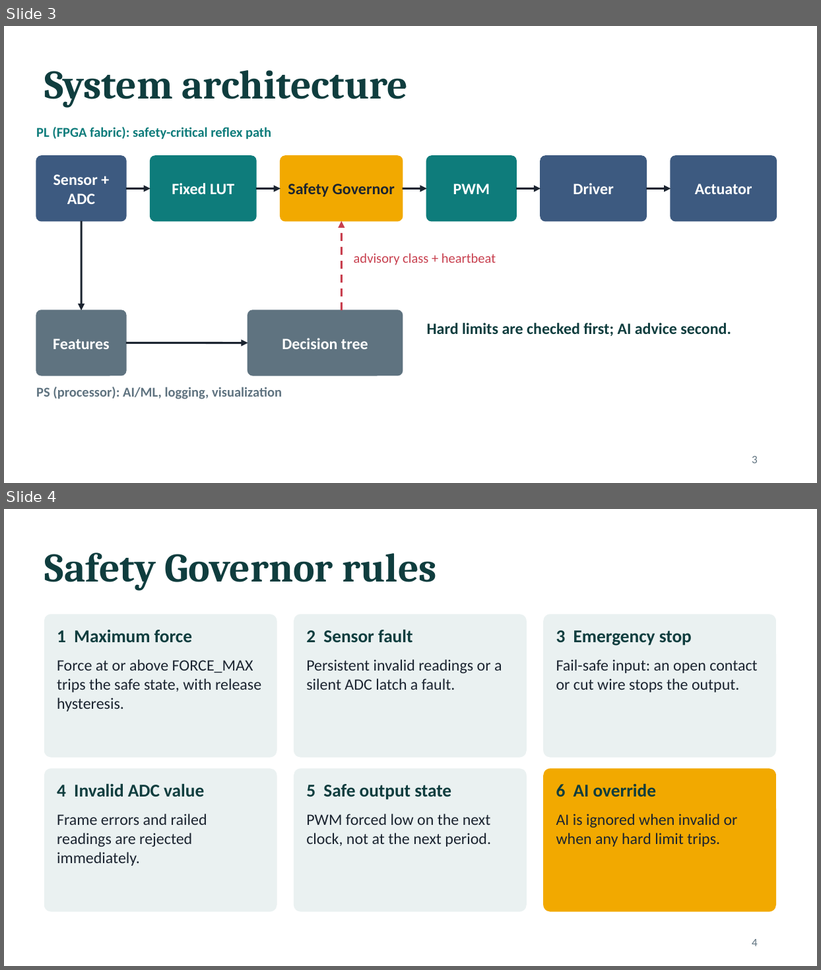
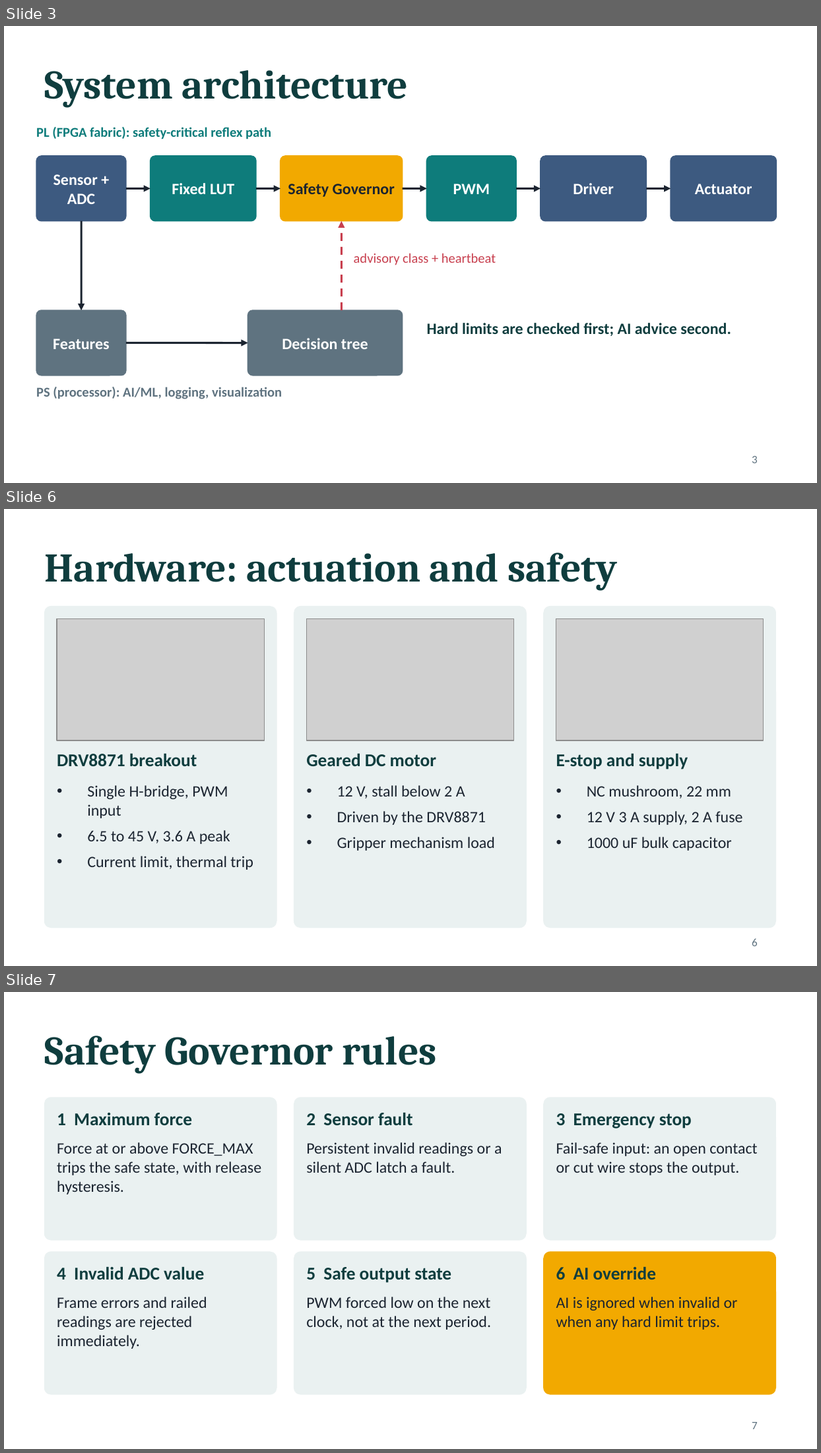
Before and after one commit to sanjiv283/tactile-reflex-system, a slide deck: docs/tactile_reflex_system.pptx. Shown one above the other, each under a label of ours: slides 3 and 4 before the commit, slides 3, 6 and 7 after it; the slides between them are not shown. The pictures are 821x970 and 821x1453 pixels, drawn with LibreOffice and Linux fonts; fonts in the diff are those of the drawing; grey boxes stand for pictures. Boxes give left, top, right and bottom in pixels: in the first picture for what was removed or moved away, otherwise in the second. Text is boxed around its words. In the diff, an @@ line names an element or a change of style, - is before the commit and + after.

```diff
--- a/docs/tactile_reflex_system.pptx
+++ b/docs/tactile_reflex_system.pptx
@@ slide 6 added at (4,509,817,966), background #FFFFFF @@
@@ title added at (45,553,618,591), 36 pt, text #0F3D3E, bold @@
+Hardware: actuation and safety
@@ rounded rectangle added at (45,607,277,927), fill #EAF1F1, outline #EAF1F1 1 pt @@
@@ rounded rectangle added at (294,607,526,927), fill #EAF1F1, outline #EAF1F1 1 pt @@
@@ rounded rectangle added at (544,607,776,927), fill #EAF1F1, outline #EAF1F1 1 pt @@
@@ picture added at (57,619,264,741) @@
@@ picture added at (306,619,514,741) @@
@@ picture added at (556,619,764,741) @@
@@ text added at (57,753,197,766), 16 pt, text #0F3D3E, bold @@
+DRV8871 breakout
@@ text added at (306,753,436,766), 16 pt, text #0F3D3E, bold @@
+Geared DC motor
@@ text added at (556,753,688,770), 16 pt, text #0F3D3E, bold @@
+E-stop and supply
@@ text added at (87,786,253,870), 14 pt, text #1B2430 @@
+• Single H-bridge, PWM input
+• 6.5 to 45 V, 3.6 A peak
+• Current limit, thermal trip
@@ text added at (337,786,495,851), 14 pt, text #1B2430 @@
+• 12 V, stall below 2 A
+• Driven by the DRV8871
+• Gripper mechanism load
@@ text added at (587,786,743,851), 14 pt, text #1B2430 @@
+• NC mushroom, 22 mm
+• 12 V 3 A supply, 2 A fuse
+• 1000 uF bulk capacitor
@@ page number added at (752,939,758,947), 10 pt, text #5F7380 @@
+6
@@ what was slide 4 is now slide 7 @@
@@ page number at (752,1422,758,1430): text changed @@
-4
+7
```
Also in this commit, not shown: 1 slide changed, 4 other slides added, 8 other files.
